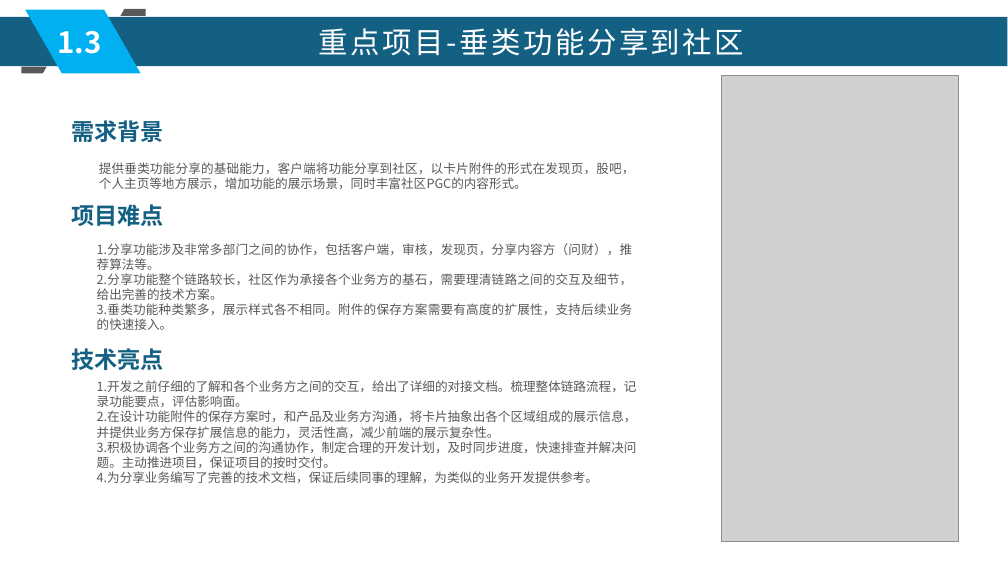
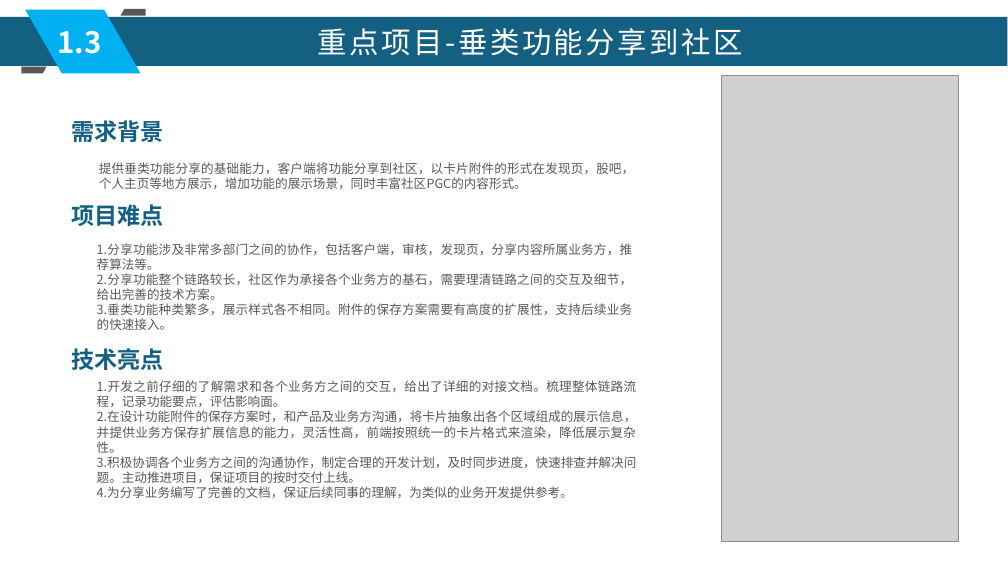
Before and after one commit to xljnc/husky-starter, a slide deck: slide 6 of doc/zzdb.pptx. Drawn at 1008x567 pixels with LibreOffice and Linux fonts; fonts in the diff are those of the drawing; grey boxes stand for pictures. Boxes give left, top, right and bottom in pixels: in the first picture for what was removed or moved away, otherwise in the second. Text is boxed around its words. In the diff, an @@ line names an element or a change of style, - is before the commit and + after.

Commit message:
文档 by qiyu 2022-06-20

```diff
--- a/doc/zzdb.pptx
+++ b/doc/zzdb.pptx
@@ text "重点项目-垂类功能分享到社区" at [318,28,743,56]: letter spacing 2.5 to 2.4 pt @@
@@ text at [97,243,632,270]: text changed @@
-1.分享功能涉及非常多部门之间的协作，包括客户端，审核，发现页，分享内容方（问财），推荐算法等。
+1.分享功能涉及非常多部门之间的协作，包括客户端，审核，发现页，分享内容所属业务方，推荐算法等。
@@ text at [97,380,637,498]: text changed @@
-1.开发之前仔细的了解和各个业务方之间的交互，给出了详细的对接文档。梳理整体链路流程，记录功能要点，评估影响面。
-2.在设计功能附件的保存方案时，和产品及业务方沟通，将卡片抽象出各个区域组成的展示信息，并提供业务方保存扩展信息的能力，灵活性高，减少前端的展示复杂性。
-3.积极协调各个业务方之间的沟通协作，制定合理的开发计划，及时同步进度，快速排查并解决问题。主动推进项目，保证项目的按时交付。
-4.为分享业务编写了完善的技术文档，保证后续同事的理解，为类似的业务开发提供参考。
+1.开发之前仔细的了解需求和各个业务方之间的交互，给出了详细的对接文档。梳理整体链路流程，记录功能要点，评估影响面。
+2.在设计功能附件的保存方案时，和产品及业务方沟通，将卡片抽象出各个区域组成的展示信息，并提供业务方保存扩展信息的能力，灵活性高，前端按照统一的卡片格式来渲染，降低展示复杂性。
+3.积极协调各个业务方之间的沟通协作，制定合理的开发计划，及时同步进度，快速排查并解决问题。主动推进项目，保证项目的按时交付上线。
+4.为分享业务编写了完善的文档，保证后续同事的理解，为类似的业务开发提供参考。
```
Also in this commit, not shown: 14 other slides changed, 1 slide removed.
